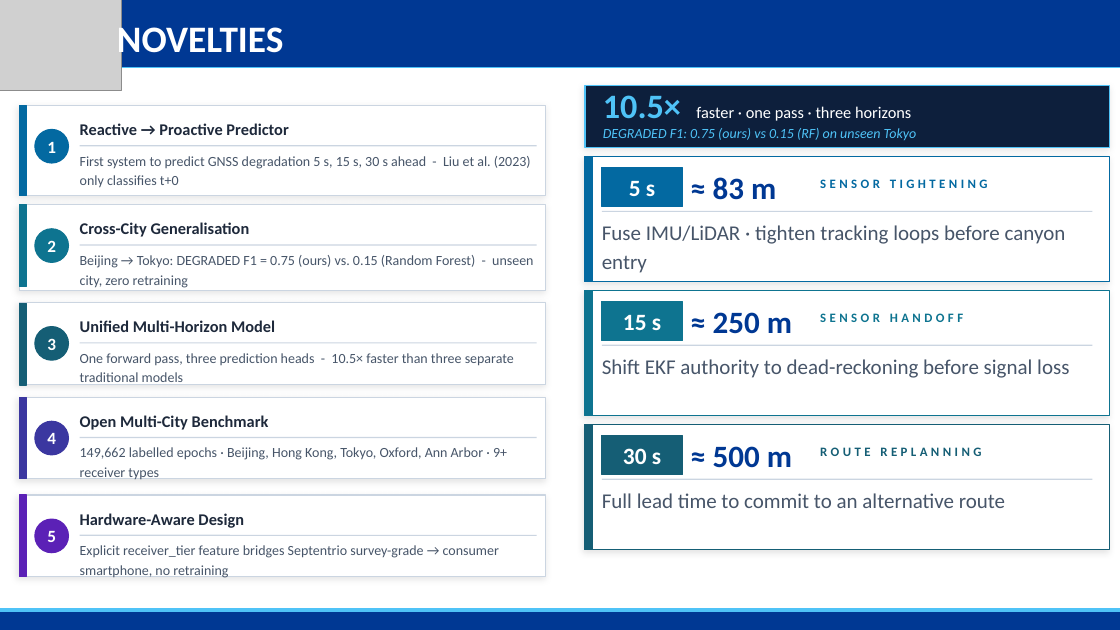
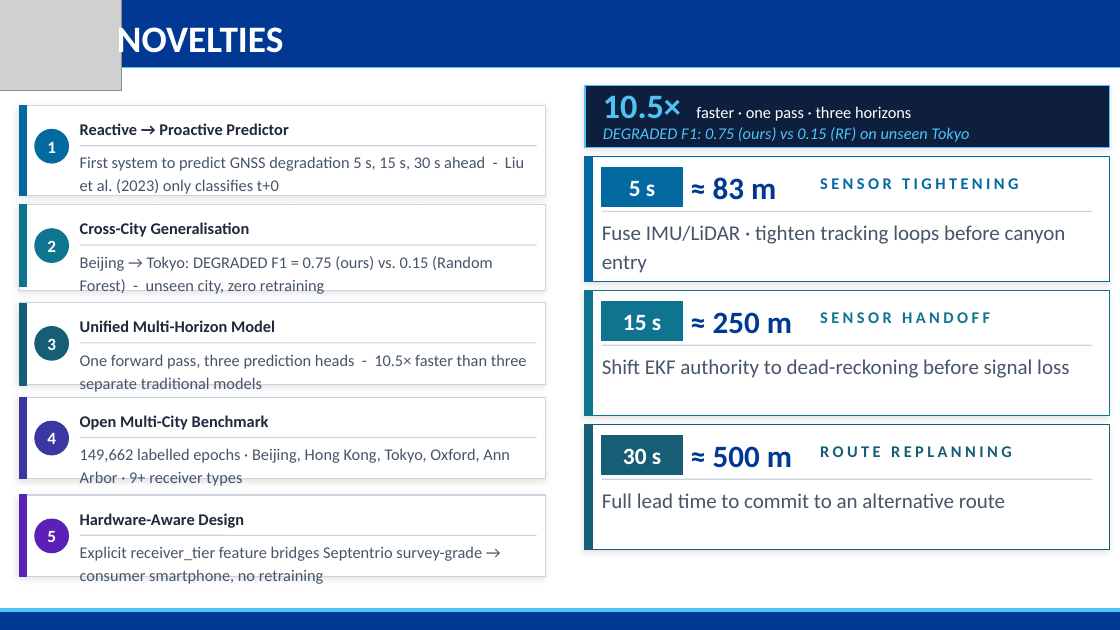
Before and after one commit to Jorshuare/AI-Based-Prediction-for-GNSS-Signal-Degradation, a slide deck: slide 33 of docs/SENTINEL_GNSS_Presentation.pptx. Drawn at 1120x630 pixels with LibreOffice and Linux fonts; fonts in the diff are those of the drawing; grey boxes stand for pictures; background and template pictures are left out. Boxes give left, top, right and bottom in pixels: in the first picture for what was removed or moved away, otherwise in the second. Text is boxed around its words. In the diff, an @@ line names an element or a change of style, - is before the commit and + after.

```diff
--- a/docs/SENTINEL_GNSS_Presentation.pptx
+++ b/docs/SENTINEL_GNSS_Presentation.pptx
@@ size 12 to 14 pt in 6 elements at <box>80,156,524,196</box>, <box>80,256,492,294</box>, <box>80,354,527,389</box>, <box>80,448,510,486</box>, <box>80,546,482,584</box>, <box>603,127,969,142</box> @@
@@ size 11 to 14 pt in 3 elements at <box>820,178,1018,189</box>, <box>820,312,990,323</box>, <box>820,446,1011,457</box> @@
```
Also in this commit, not shown: 14 other slides changed, 42 other files.
